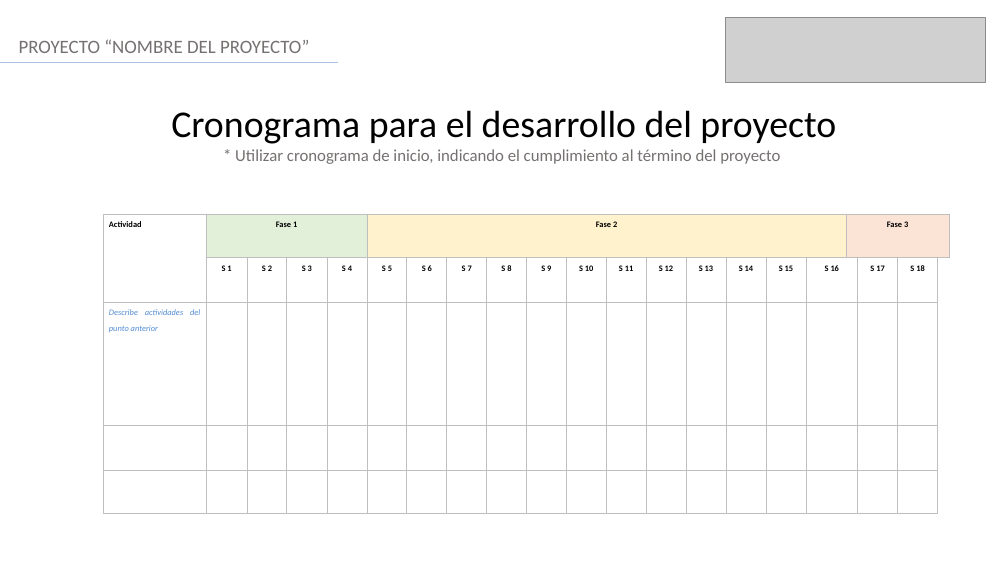
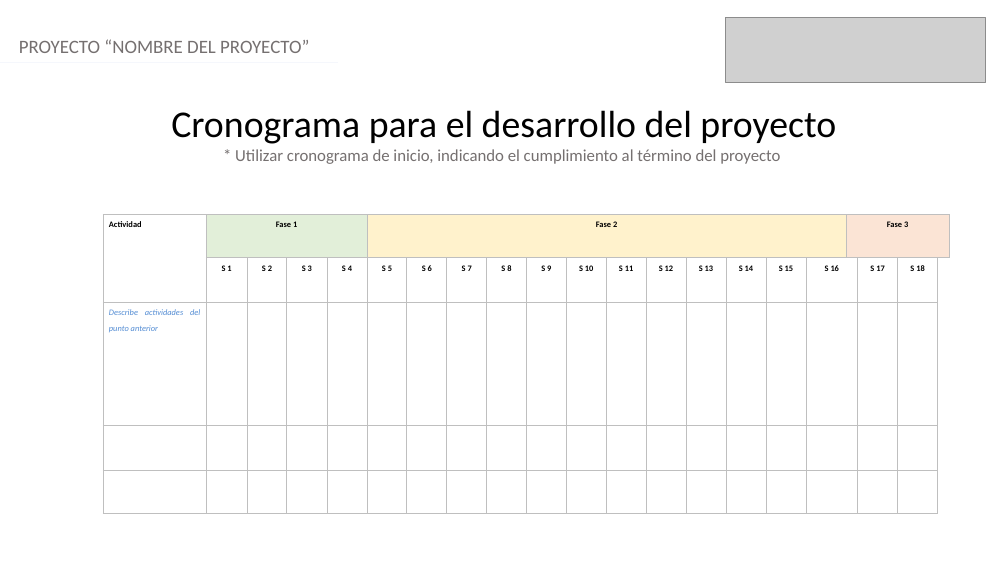
Before and after one commit to Vich0yarz/CAPSTONE, a slide deck: slide 7 of Fase 3/Formato Presentación final.pptx. Drawn at 1008x567 pixels with LibreOffice and Linux fonts; fonts in the diff are those of the drawing; grey boxes stand for pictures. Boxes give left, top, right and bottom in pixels: in the first picture for what was removed or moved away, otherwise in the second. Text is boxed around its words. In the diff, an @@ line names an element or a change of style, - is before the commit and + after.

```diff
--- a/Fase 3/Formato Presentación final.pptx
+++ b/Fase 3/Formato Presentación final.pptx
@@ text "PROYECTO “NOMBRE DEL PROYECTO”" at (x1=19, y1=39, x2=309, y2=53): text colour #767171 to #757070 @@
@@ line (0, 63) - (338, 63): stroke #ABC0E4 1.25 pt to #F5F7FC 1.25 pt @@
```
Also in this commit, not shown: 9 other slides changed, 11 other files.
